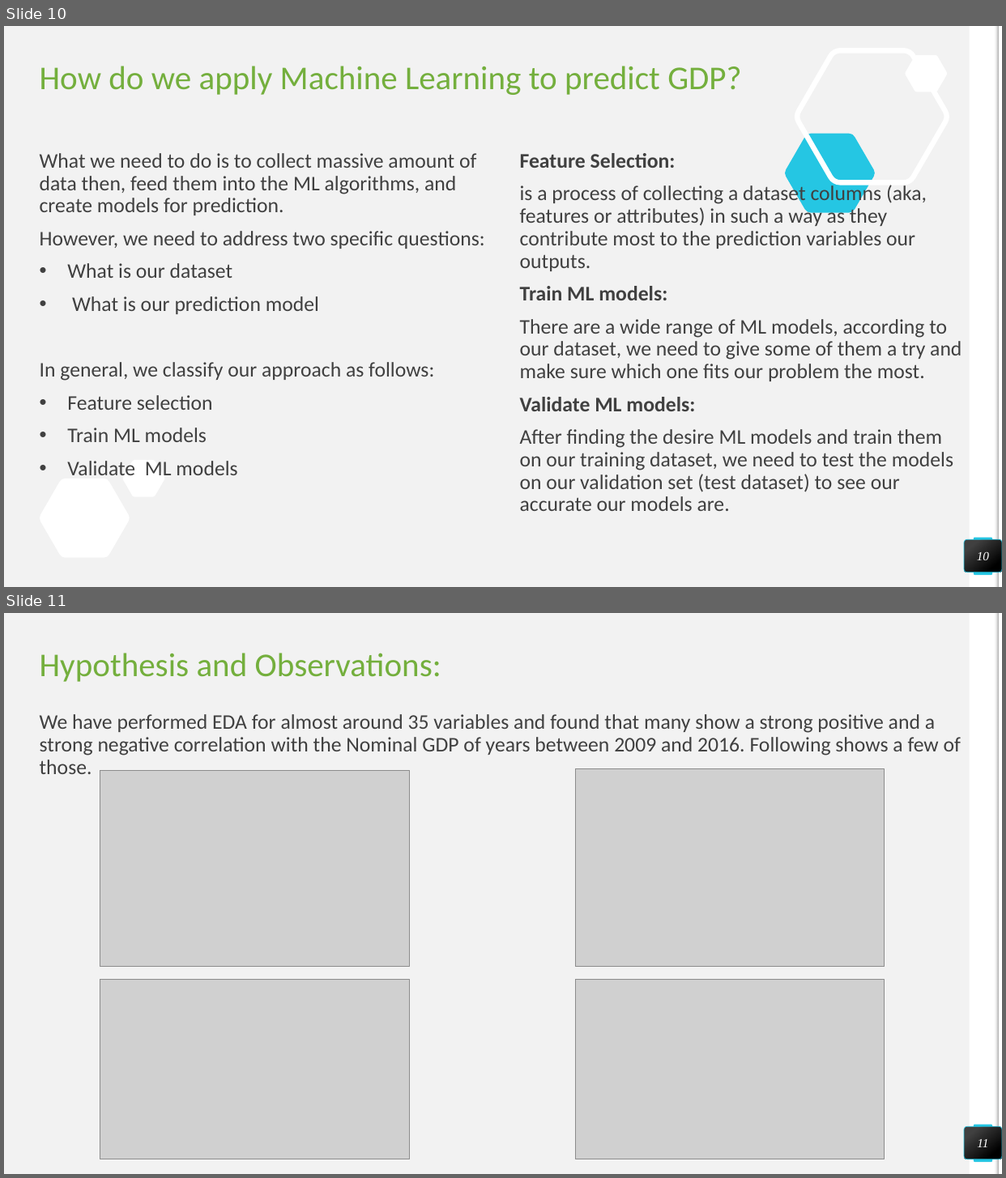
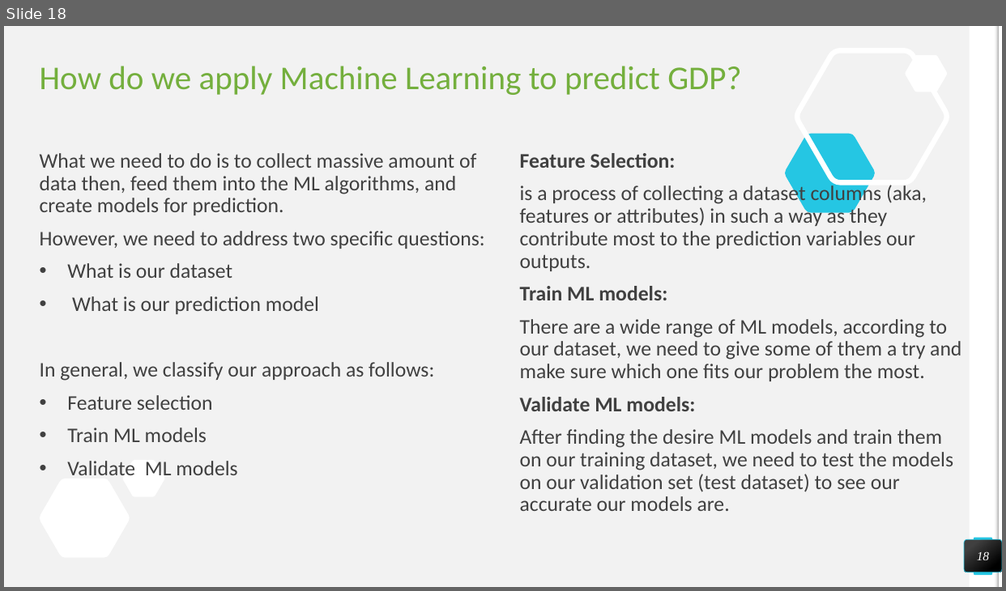
Before and after one commit to damiandmonte/Nominal-GDP-Prediction, a slide deck: Final_Report.pptx. Shown one above the other, each under a label of ours: slides 10 and 11 before the commit, slide 18 after it. The pictures are 1006x1178 and 1006x591 pixels, drawn with LibreOffice and Linux fonts; fonts in the diff are those of the drawing; grey boxes stand for pictures. Boxes give left, top, right and bottom in pixels: in the first picture for what was removed or moved away, otherwise in the second. Text is boxed around its words. In the diff, an @@ line names an element or a change of style, - is before the commit and + after.

```diff
--- a/Final_Report.pptx
+++ b/Final_Report.pptx
@@ slide 11 removed at bbox=[4, 613, 1002, 1174], background #F2F2F2; not listed: 4 template elements that a slide beside it also shows @@
@@ title removed at bbox=[40, 653, 441, 682] @@
-Hypothesis and Observations:
@@ text removed at bbox=[40, 714, 961, 774] @@
-We have performed EDA for almost around 35 variables and found that many show a strong positive and a strong negative correlation with the Nominal GDP of years between 2009 and 2016. Following shows a few of those.
@@ picture removed at bbox=[100, 771, 410, 967] @@
@@ picture removed at bbox=[575, 769, 884, 967] @@
@@ picture removed at bbox=[100, 980, 410, 1160] @@
@@ picture removed at bbox=[575, 980, 884, 1160] @@
@@ page number removed at bbox=[965, 1127, 1002, 1160] @@
-11
@@ what was slide 10 is now slide 18 @@
@@ page number at bbox=[977, 552, 989, 561]: text changed @@
-10
+18
```
Also in this commit, not shown: 12 slides changed, 4 slides added, 1 other slide removed, 1 other file.
